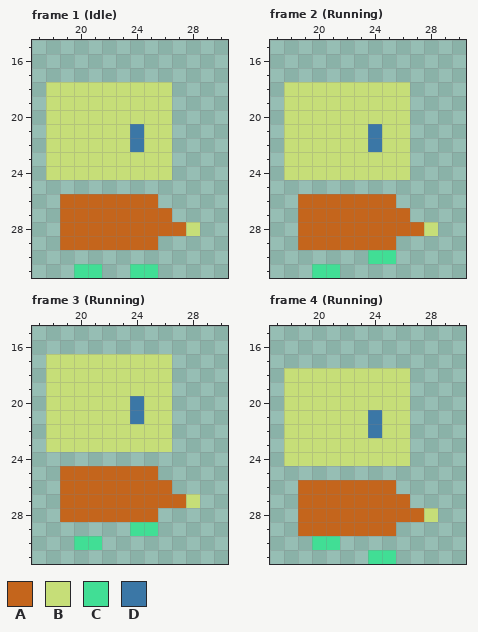
Two states of a pixel-art file, assets/player.ase. Above is the file before it was changed.
48x32 pixels, 5 frames. Shown: frame 1 (Idle): x 17..30, y 15..31; frame 2 (Running): x 17..30, y 15..31; frame 3 (Running): x 17..30, y 15..31; frame 4 (Running): x 17..30, y 15..31. The commit also changed other frames, which this record leaves out.
Palette (. is transparent): A #c4651c  B #c6de78  C #41de95  D #3b77a6
Once edited:
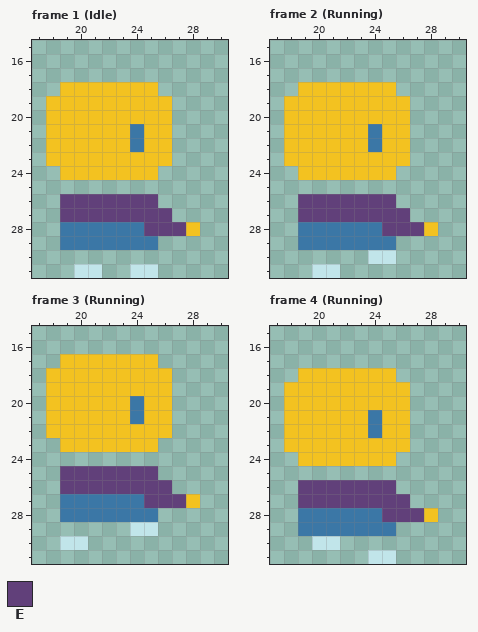
Colours new in this view: E #61407a
From the commit log: Slightly better player
The edit:
{"colour":"B","old":"#c6de78","new":"#f3c220"}
{"colour":"C","old":"#41de95","new":"#c1e5ea"}
{"where": "frame 1 (Idle)"}
{"frame":1,"y":18,"x":18,"old":"B","new":"."}
{"frame":1,"y":18,"x":26,"old":"B","new":"."}
{"frame":1,"y":24,"x":18,"old":"B","new":"."}
{"frame":1,"y":24,"x":26,"old":"B","new":"."}
{"frame":1,"y":26,"x":19,"old":"AAAAAAA","new":"EEEEEEE"}
{"frame":1,"y":27,"x":19,"old":"AAAAAAAA","new":"EEEEEEEE"}
{"frame":1,"y":28,"x":19,"old":"AAAAAAAAA","new":"DDDDDDEEE"}
{"frame":1,"y":29,"x":19,"old":"AAAAAAA","new":"DDDDDDD"}
{"where": "frame 2 (Running)"}
{"frame":2,"y":18,"x":18,"old":"B","new":"."}
{"frame":2,"y":18,"x":26,"old":"B","new":"."}
{"frame":2,"y":24,"x":18,"old":"B","new":"."}
{"frame":2,"y":24,"x":26,"old":"B","new":"."}
{"frame":2,"y":26,"x":19,"old":"AAAAAAA","new":"EEEEEEE"}
{"frame":2,"y":27,"x":19,"old":"AAAAAAAA","new":"EEEEEEEE"}
{"frame":2,"y":28,"x":19,"old":"AAAAAAAAA","new":"DDDDDDEEE"}
{"frame":2,"y":29,"x":19,"old":"AAAAAAA","new":"DDDDDDD"}
{"where": "frame 3 (Running)"}
{"frame":3,"y":17,"x":18,"old":"B","new":"."}
{"frame":3,"y":17,"x":26,"old":"B","new":"."}
{"frame":3,"y":23,"x":18,"old":"B","new":"."}
{"frame":3,"y":23,"x":26,"old":"B","new":"."}
{"frame":3,"y":25,"x":19,"old":"AAAAAAA","new":"EEEEEEE"}
{"frame":3,"y":26,"x":19,"old":"AAAAAAAA","new":"EEEEEEEE"}
{"frame":3,"y":27,"x":19,"old":"AAAAAAAAA","new":"DDDDDDEEE"}
{"frame":3,"y":28,"x":19,"old":"AAAAAAA","new":"DDDDDDD"}
{"frame":3,"y":30,"x":19,"old":".","new":"C"}
{"frame":3,"y":30,"x":21,"old":"C","new":"."}
{"where": "frame 4 (Running)"}
{"frame":4,"y":18,"x":18,"old":"B","new":"."}
{"frame":4,"y":18,"x":26,"old":"B","new":"."}
{"frame":4,"y":24,"x":18,"old":"B","new":"."}
{"frame":4,"y":24,"x":26,"old":"B","new":"."}
{"frame":4,"y":26,"x":19,"old":"AAAAAAA","new":"EEEEEEE"}
{"frame":4,"y":27,"x":19,"old":"AAAAAAAA","new":"EEEEEEEE"}
{"frame":4,"y":28,"x":19,"old":"AAAAAAAAA","new":"DDDDDDEEE"}
{"frame":4,"y":29,"x":19,"old":"AAAAAAA","new":"DDDDDDD"}
